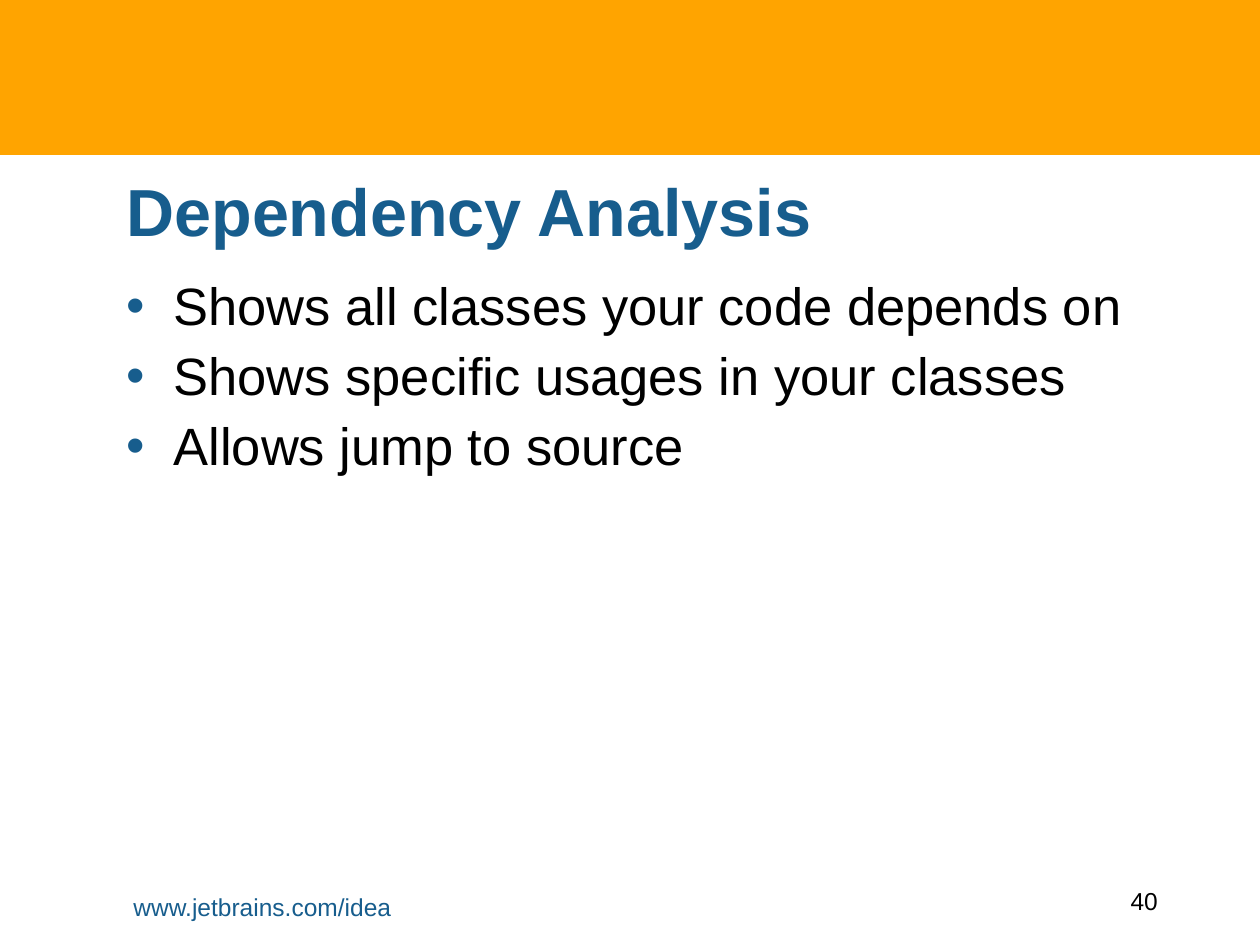
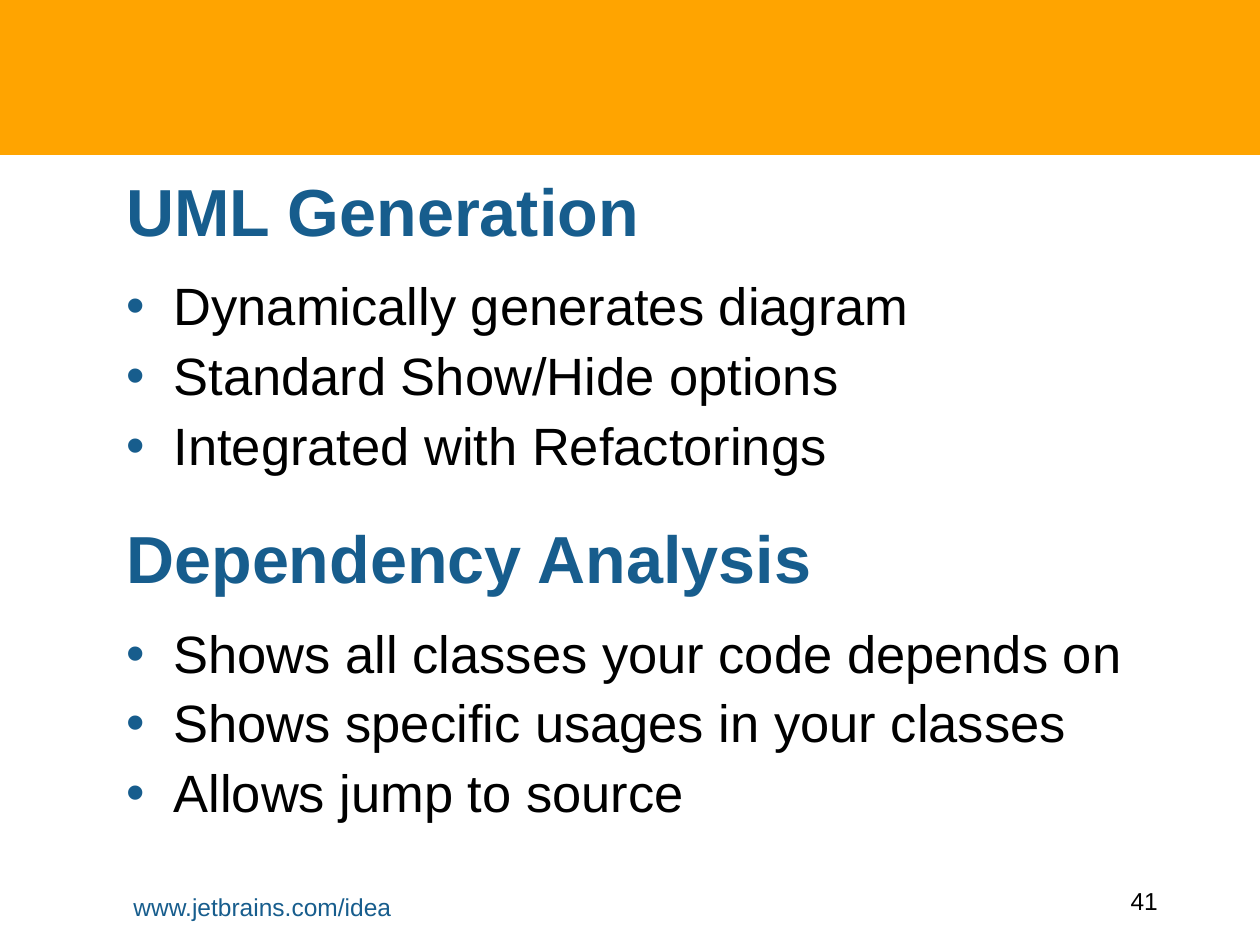
Before and after one commit to HamletDRC/presentations, a slide deck: slide 41 of staticanalysis/StaticAnalysisInIDEA.odp (slide 40 before the commit). Drawn at 1260x945 pixels with LibreOffice and Linux fonts; fonts in the diff are those of the drawing; background and template pictures are left out. Boxes give left, top, right and bottom in pixels: in the first picture for what was removed or moved away, otherwise in the second. Text is boxed around its words. In the diff, an @@ line names an element or a change of style, - is before the commit and + after.

Commit message:
Static Analysis: Final run thru and final version of slides and code.

```diff
--- a/staticanalysis/StaticAnalysisInIDEA.odp
+++ b/staticanalysis/StaticAnalysisInIDEA.odp
@@ title added at <box>126,187,639,237</box>, 38 pt, text #175D8D, bold @@
+UML Generation
@@ text added at <box>174,287,909,476</box>, 30 pt, text #000000 @@
+• Dynamically generates diagram
+• Standard Show/Hide options
+• Integrated with Refactorings
@@ title "Dependency Analysis": place and size @@
-title "Dependency Analysis" at <box>126,187,811,248</box>
+title "Dependency Analysis" at <box>126,534,811,595</box>
@@ text "Shows all classes your code ...": place and size @@
-text "Shows all classes your code ..." at <box>174,287,1121,476</box>
+text "Shows all classes your code ..." at <box>174,635,1121,823</box>
@@ page number at <box>1131,893,1158,910</box>: text changed @@
-40
+41
```
Also in this commit, not shown: 9 other slides changed, 4 slides added, 9 slides removed, 1 other file.
